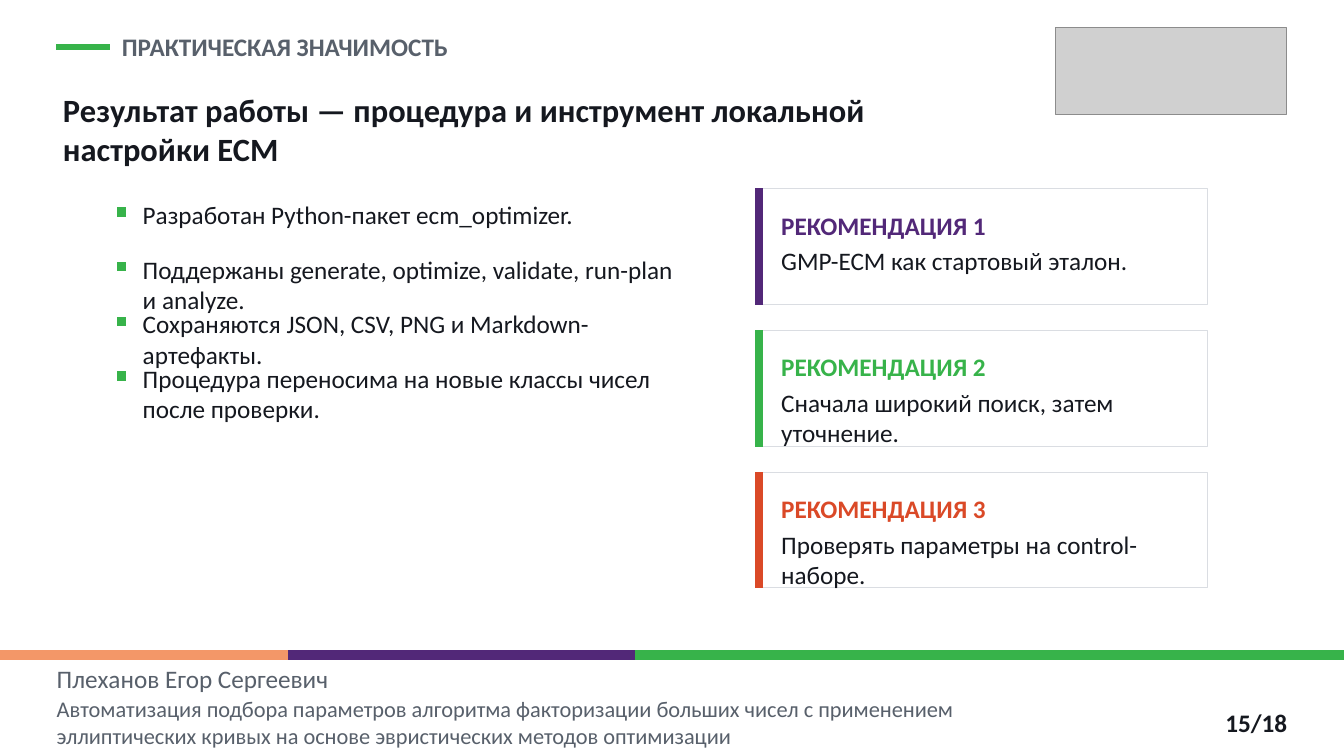
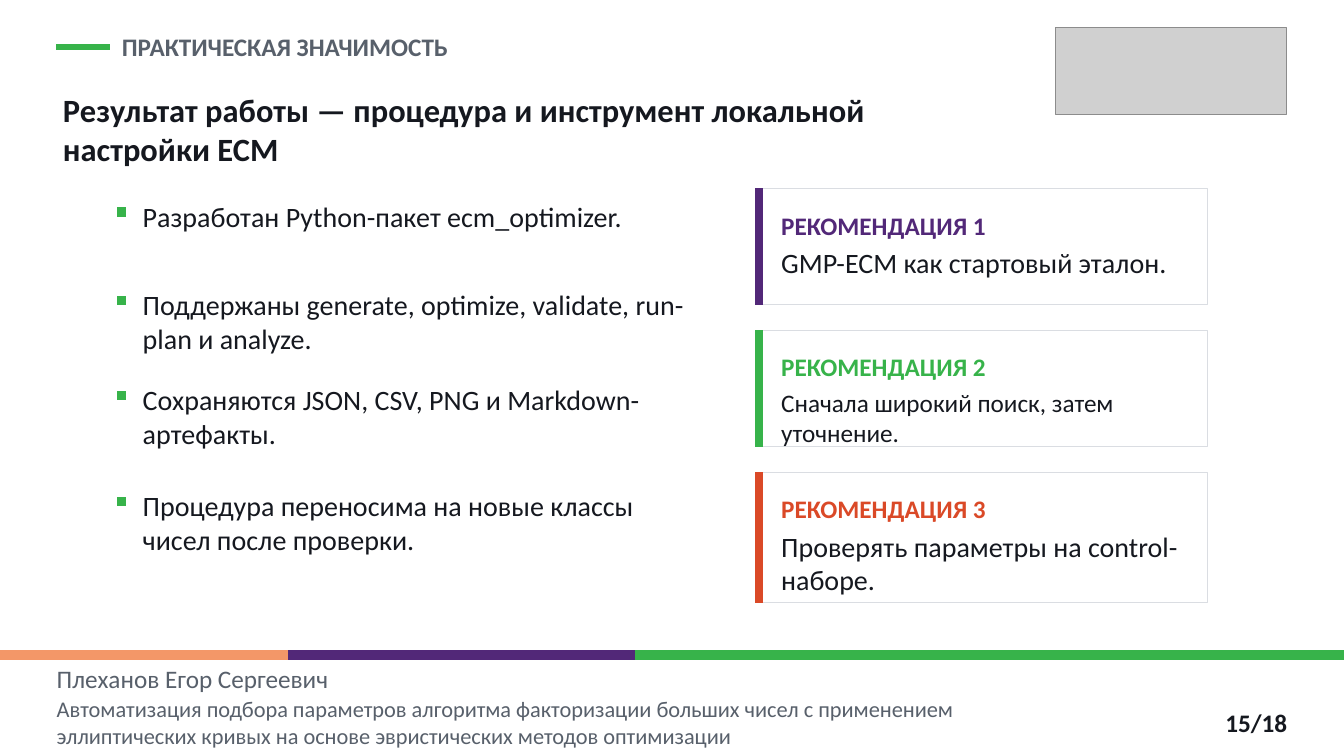
Before and after one commit to EgorPlehanov/ecm-evolutionary-optimization, a slide deck: slide 15 of REPORTS/06_thesis_defense_presentation/Plekhanov_thesis_defense_ECM_parameter_optimization_polytech.pptx. Drawn at 1344x756 pixels with LibreOffice and Linux fonts; fonts in the diff are those of the drawing; grey boxes stand for pictures. Boxes give left, top, right and bottom in pixels: in the first picture for what was removed or moved away, otherwise in the second. Text is boxed around its words. In the diff, an @@ line names an element or a change of style, - is before the commit and + after.

```diff
--- a/REPORTS/06_thesis_defense_presentation/Plekhanov_thesis_defense_ECM_parameter_optimization_polytech.pptx
+++ b/REPORTS/06_thesis_defense_presentation/Plekhanov_thesis_defense_ECM_parameter_optimization_polytech.pptx
@@ rectangle: place and size @@
-rectangle at <box>118,262,126,270</box>
+rectangle at <box>118,296,126,304</box>
@@ text "Поддержаны generate, optimize, validate, run-plan ...": place and size @@
-text "Поддержаны generate, optimize, validate, run-plan ..." at <box>143,261,672,313</box>
+text "Поддержаны generate, optimize, validate, run-plan ..." at <box>143,295,684,354</box>
@@ text "Сохраняются JSON, CSV, PNG и ...": place and size @@
-text "Сохраняются JSON, CSV, PNG и ..." at <box>143,315,588,368</box>
+text "Сохраняются JSON, CSV, PNG и ..." at <box>143,390,639,449</box>
@@ rectangle: place and size @@
-rectangle at <box>118,318,126,326</box>
+rectangle at <box>118,391,126,399</box>
@@ rectangle: place and size @@
-rectangle at <box>756,473,1208,589</box>
+rectangle at <box>756,473,1208,603</box>
@@ rectangle: place and size @@
-rectangle at <box>756,473,762,589</box>
+rectangle at <box>756,473,762,603</box>
@@ rectangle: place and size @@
-rectangle at <box>118,372,126,380</box>
+rectangle at <box>118,497,126,505</box>
@@ size 18 to 20 pt in 6 elements at <box>143,207,621,232</box>, <box>781,254,1167,278</box>, <box>781,537,1177,595</box>, <box>143,295,684,354</box>, <box>143,390,639,449</box>, <box>143,498,633,555</box> @@
@@ text "Процедура переносима на новые классы ...": place and size @@
-text "Процедура переносима на новые классы ..." at <box>143,367,650,422</box>
+text "Процедура переносима на новые классы ..." at <box>143,498,633,555</box>
```
Also in this commit, not shown: 10 other slides changed, 1 other file.
